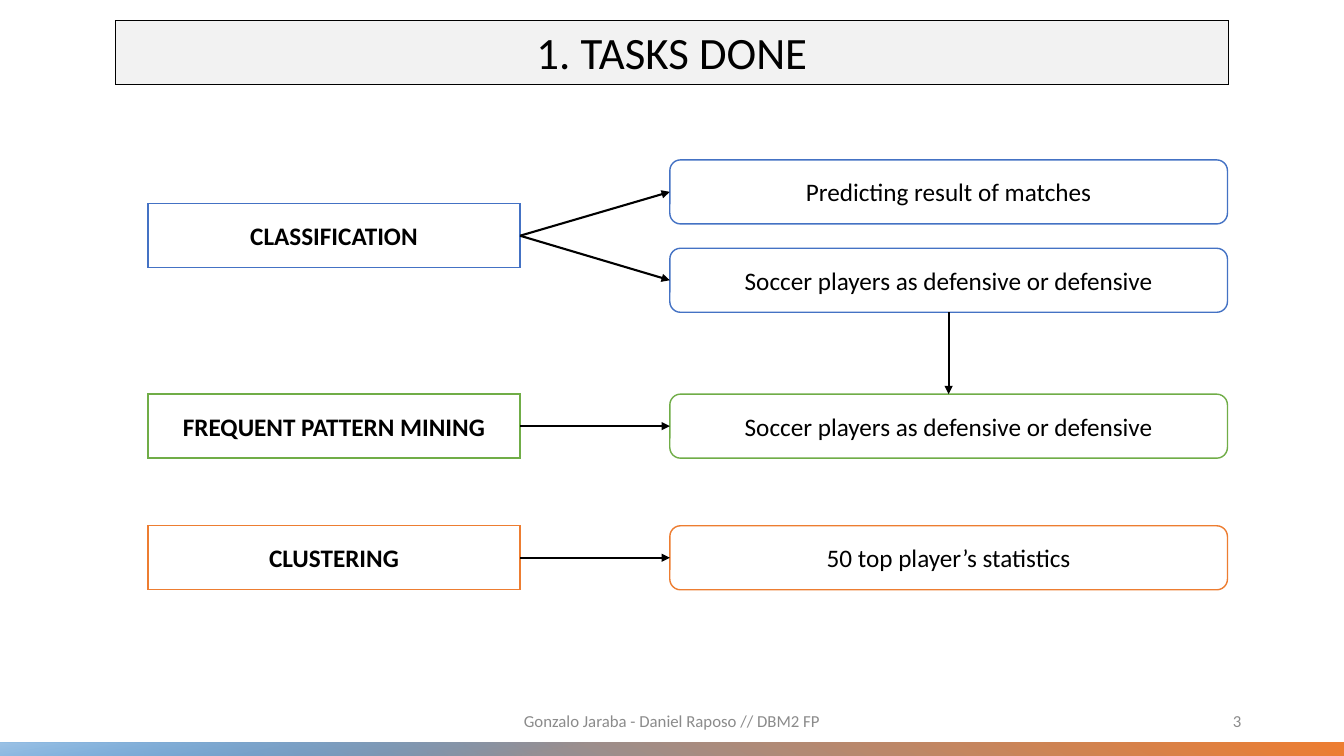
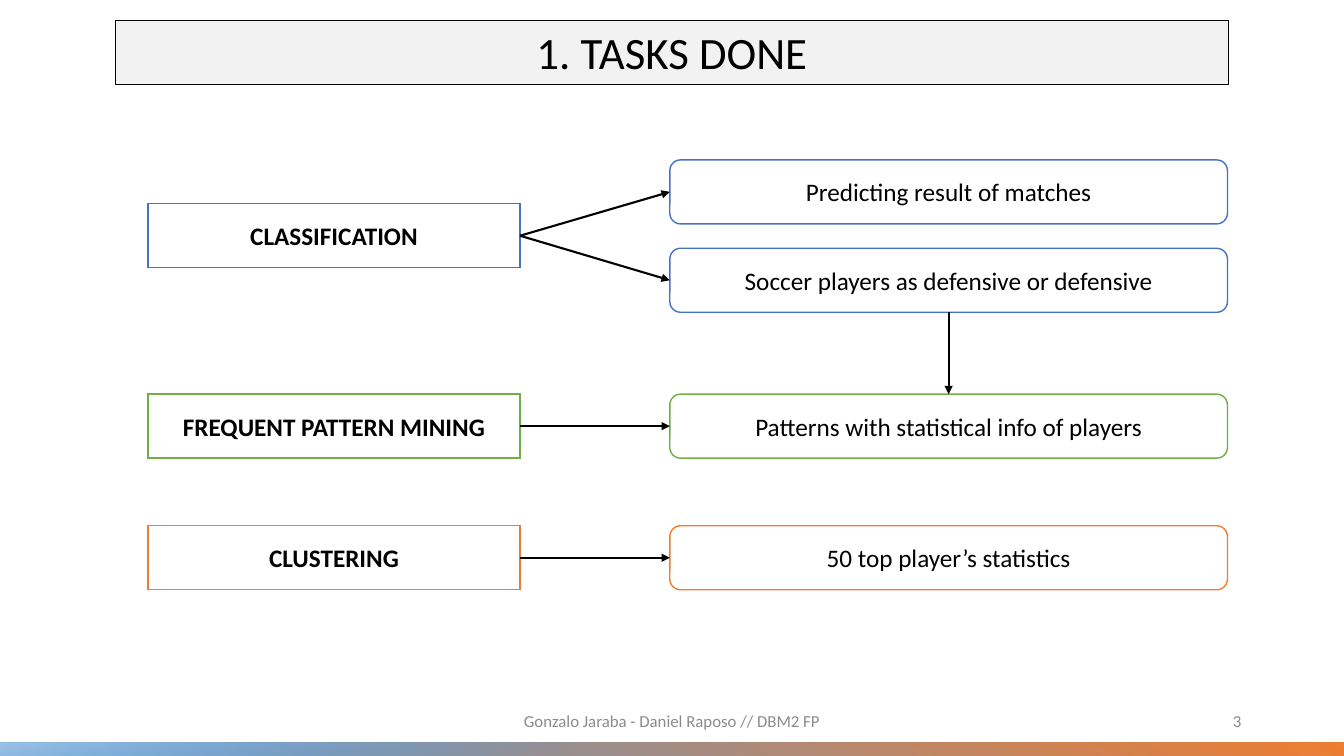
Before and after one commit to dannielraposo/dbm2laliga, a slide deck: slide 3 of Jaraba-Raposo-DBM2-Slides.pptx. Drawn at 1344x756 pixels with LibreOffice and Linux fonts; fonts in the diff are those of the drawing. Boxes give left, top, right and bottom in pixels: in the first picture for what was removed or moved away, otherwise in the second. Text is boxed around its words. In the diff, an @@ line names an element or a change of style, - is before the commit and + after.

Commit message:
updated presentation

```diff
--- a/Jaraba-Raposo-DBM2-Slides.pptx
+++ b/Jaraba-Raposo-DBM2-Slides.pptx
@@ text in rounded rectangle at [755,418,1141,440]: text changed @@
-Soccer players as defensive or defensive
+Patterns with statistical info of players
```
